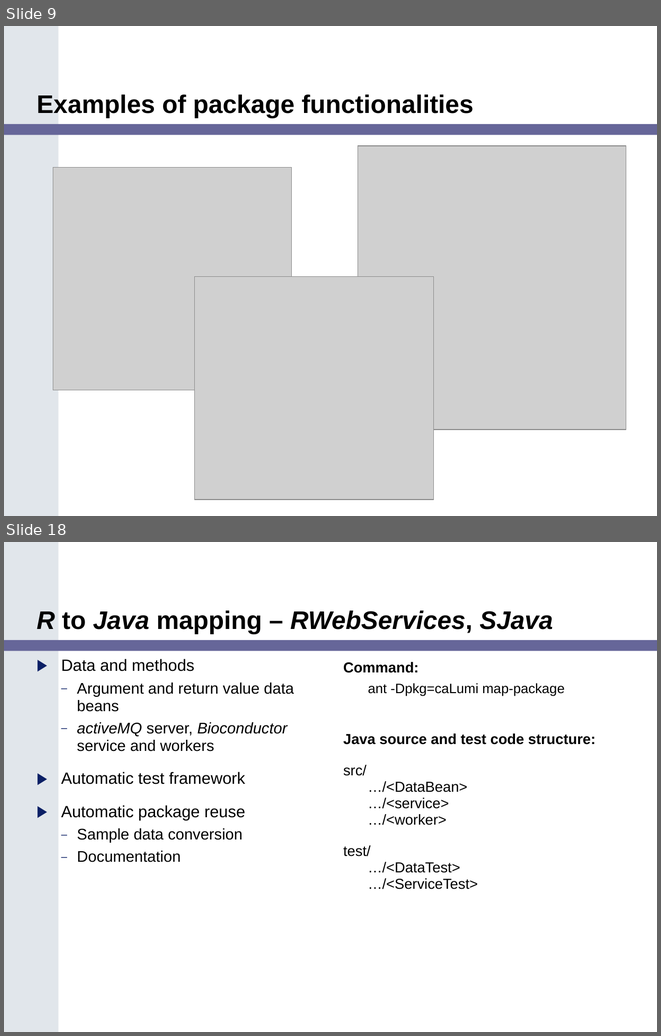
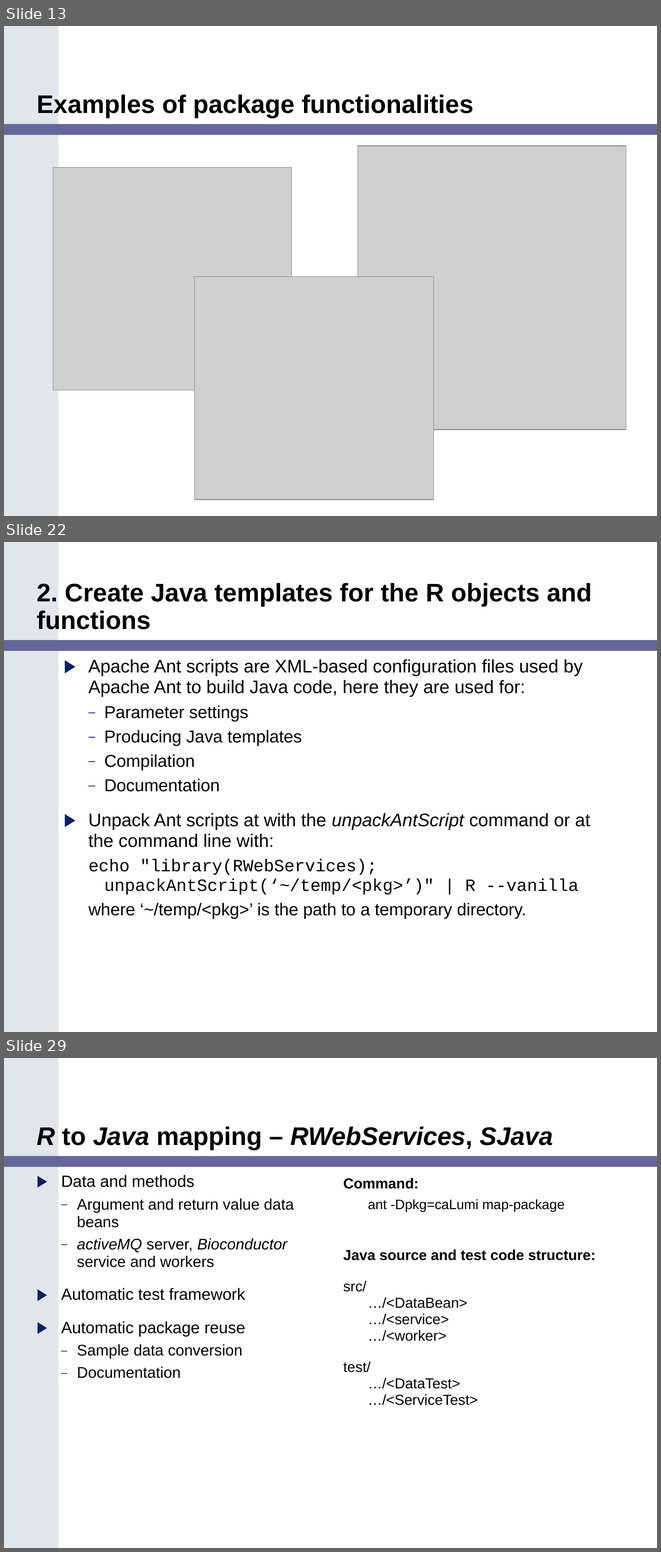
Before and after one commit to NCIP/bioconductor, a slide deck: bioconductor/Adopter_Northwestern/Task 2.11.2_Final Training Modules/caBIG_Bioconductor_Training_Module.ppt. Shown one above the other, each under a label of ours: slides 9 and 18 before the commit, slides 13, 22 and 29 after it; the slides between them are not shown. The pictures are 661x1036 and 661x1552 pixels, drawn with LibreOffice and Linux fonts; fonts in the diff are those of the drawing; grey boxes stand for pictures. Boxes give left, top, right and bottom in pixels: in the first picture for what was removed or moved away, otherwise in the second. Text is boxed around its words. In the diff, an @@ line names an element or a change of style, - is before the commit and + after.

```diff
--- a/bioconductor/Adopter_Northwestern/Task 2.11.2_Final Training Modules/caBIG_Bioconductor_Training_Module.ppt
+++ b/bioconductor/Adopter_Northwestern/Task 2.11.2_Final Training Modules/caBIG_Bioconductor_Training_Module.ppt
@@ slide 22 added at box(4, 542, 657, 1032), background #FFFFFF; not listed: 3 template elements that a slide beside it also shows @@
@@ title added at box(37, 583, 592, 629), 28 pt, text #000000, bold @@
+2. Create Java templates for the R objects and functions
@@ text added at box(88, 659, 590, 918), 19 pt, text #000000 @@
+▶ Apache Ant scripts are XML-based configuration files used by Apache Ant to build Java code, here they are used for:
+  – Parameter settings
+  – Producing Java templates
+  – Compilation
+  – Documentation
+▶ Unpack Ant scripts at with the unpackAntScript command or at the command line with:
+  echo "library(RWebServices); unpackAntScript(‘~/temp/<pkg>’)" | R --vanilla
+  where ‘~/temp/<pkg>’ is the path to a temporary directory.
@@ what was slide 9 is now slide 13 @@
@@ what was slide 18 is now slide 29 @@
```
Also in this commit, not shown: 14 slides changed, 12 other slides added, 2 slides removed, 1 other file.
